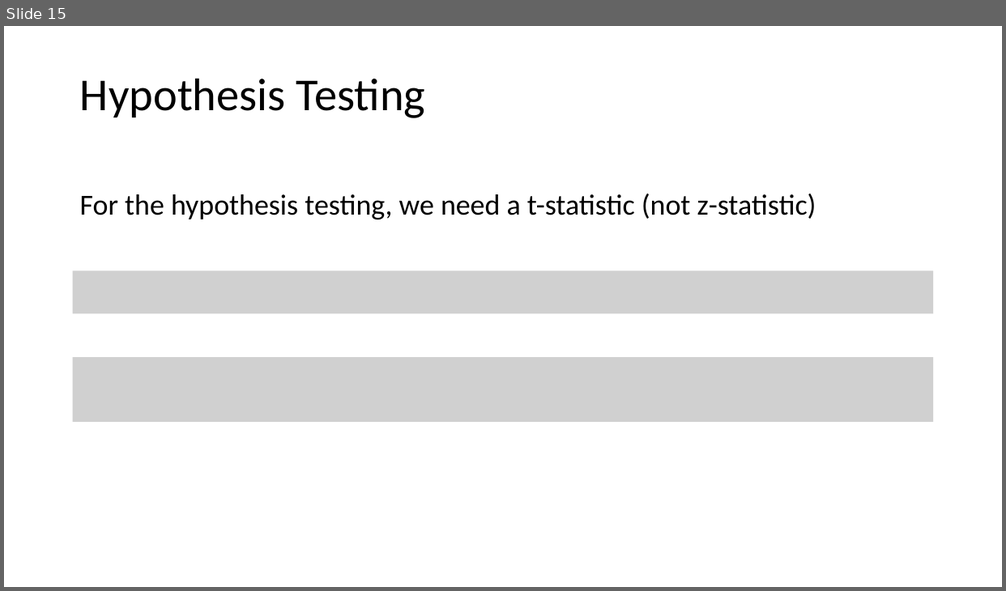
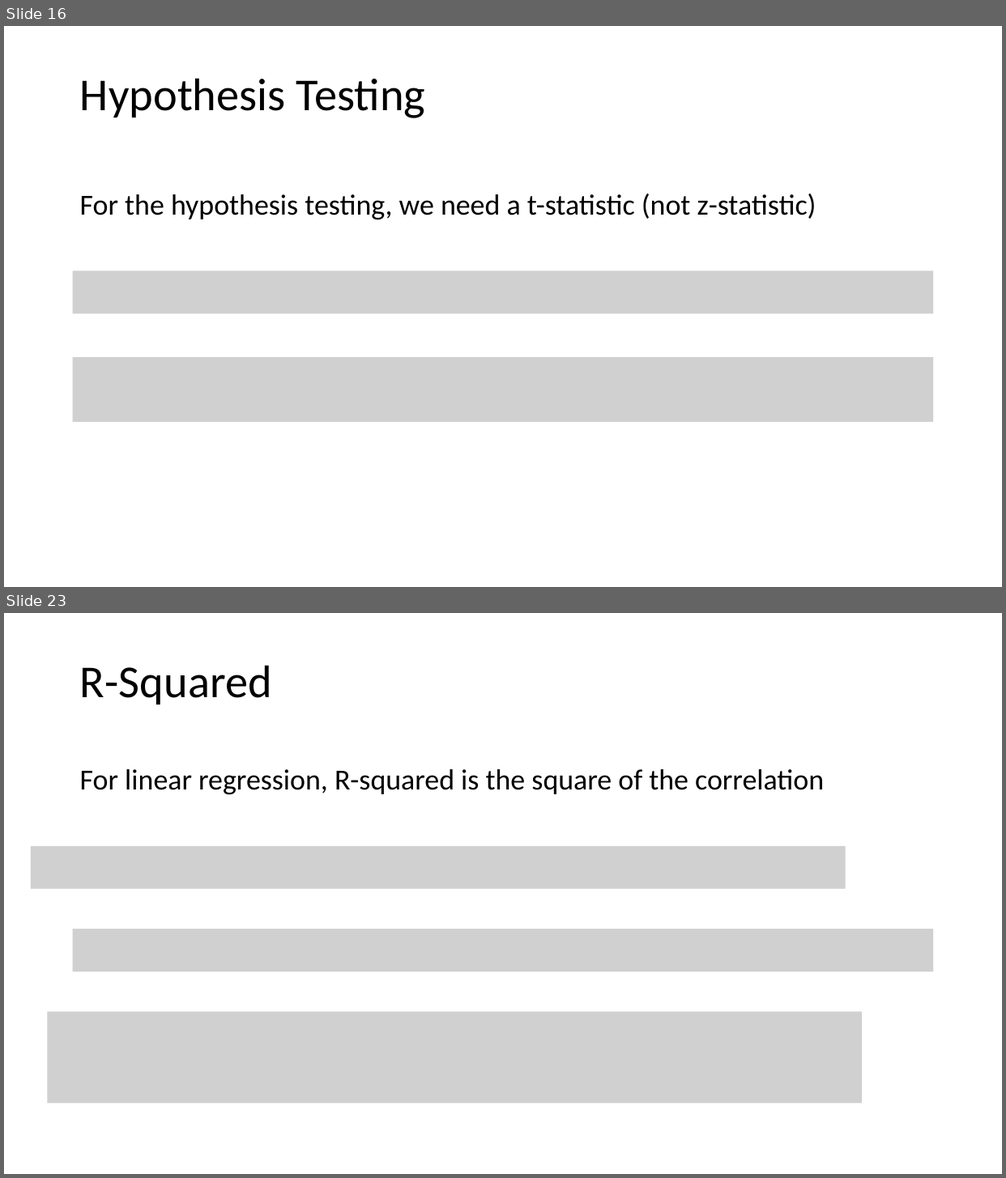
Before and after one commit to tianzheng4/tianzheng4.github.io, a slide deck: _umkc-teaching/slides/Lecture3.pptx. Shown one above the other, each under a label of ours: slide 15 before the commit, slides 16 and 23 after it; the slides between them are not shown. The pictures are 1006x591 and 1006x1178 pixels, drawn with LibreOffice and Linux fonts; fonts in the diff are those of the drawing; grey boxes stand for pictures. Boxes give left, top, right and bottom in pixels: in the first picture for what was removed or moved away, otherwise in the second. Text is boxed around its words. In the diff, an @@ line names an element or a change of style, - is before the commit and + after.

```diff
--- a/_umkc-teaching/slides/Lecture3.pptx
+++ b/_umkc-teaching/slides/Lecture3.pptx
@@ slide 23 added at (x1=4, y1=613, x2=1002, y2=1174), background #FFFFFF @@
@@ title added at (x1=80, y1=665, x2=272, y2=705), 44 pt, text #000000 @@
+R-Squared
@@ text added at (x1=80, y1=769, x2=824, y2=794), 28 pt, text #000000 @@
+For linear regression, R-squared is the square of the correlation
@@ picture added at (x1=31, y1=846, x2=846, y2=889) @@
@@ picture added at (x1=73, y1=929, x2=934, y2=972) @@
@@ picture added at (x1=48, y1=1012, x2=862, y2=1103) @@
@@ what was slide 15 is now slide 16 @@
```
Also in this commit, not shown: 1 slide changed, 6 other slides added, 2 other files.
